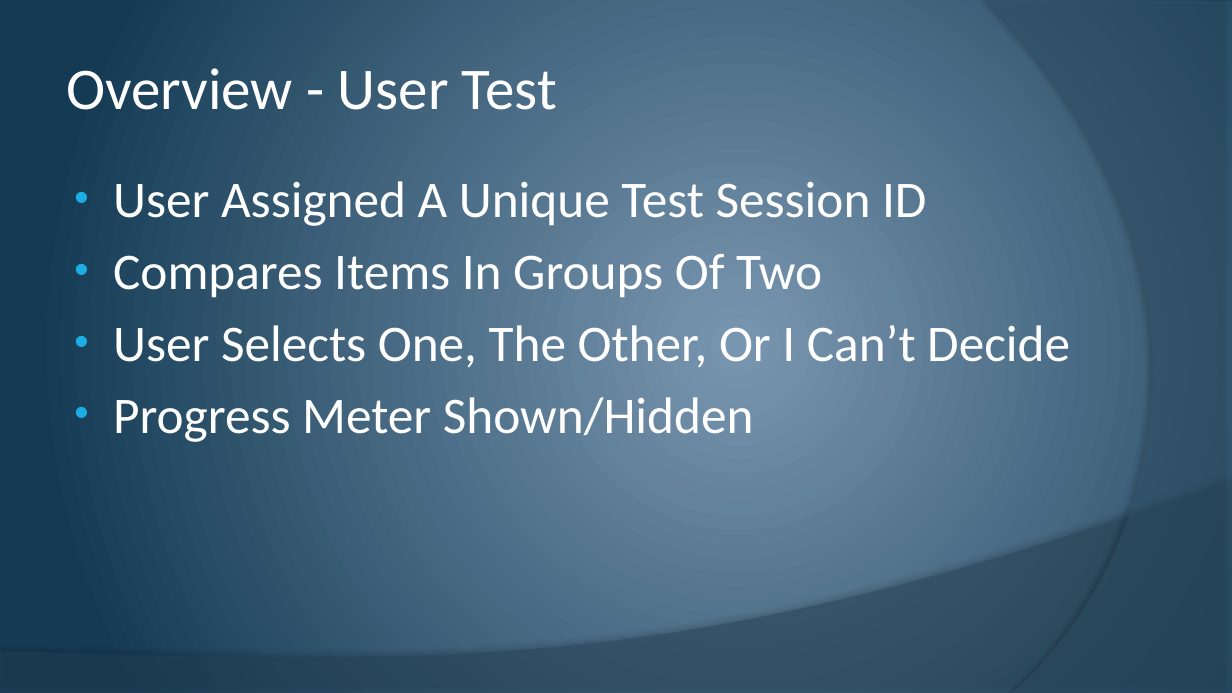
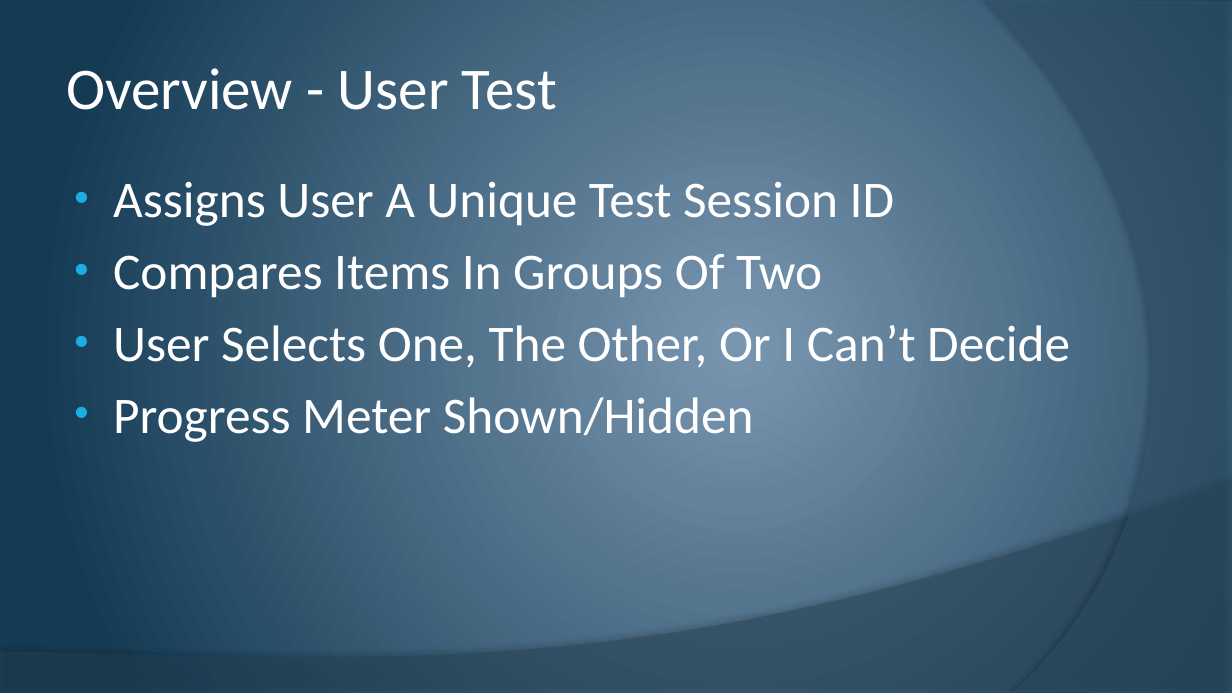
Before and after one commit to cstultz/cis234, a slide deck: slide 11 of assigns/assign10/t1-a10.pptx (slide 9 before the commit). Drawn at 1232x693 pixels with LibreOffice and Linux fonts; fonts in the diff are those of the drawing. Boxes give left, top, right and bottom in pixels: in the first picture for what was removed or moved away, otherwise in the second. Text is boxed around its words. In the diff, an @@ line names an element or a change of style, - is before the commit and + after.

```diff
--- a/assigns/assign10/t1-a10.pptx
+++ b/assigns/assign10/t1-a10.pptx
@@ text at [113,181,894,226]: text changed @@
-• User Assigned A Unique Test Session ID
+• Assigns User A Unique Test Session ID
```
Also in this commit, not shown: 3 other slides changed, 3 slides added.
